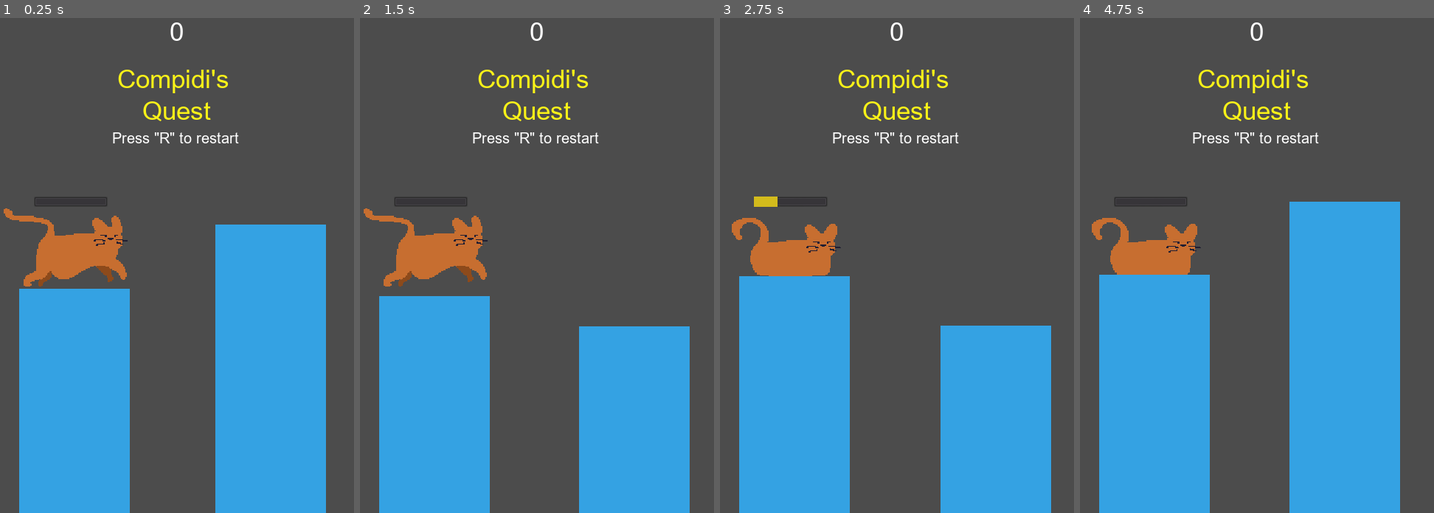
Above: before the commit, frames 1-4 (left to right).
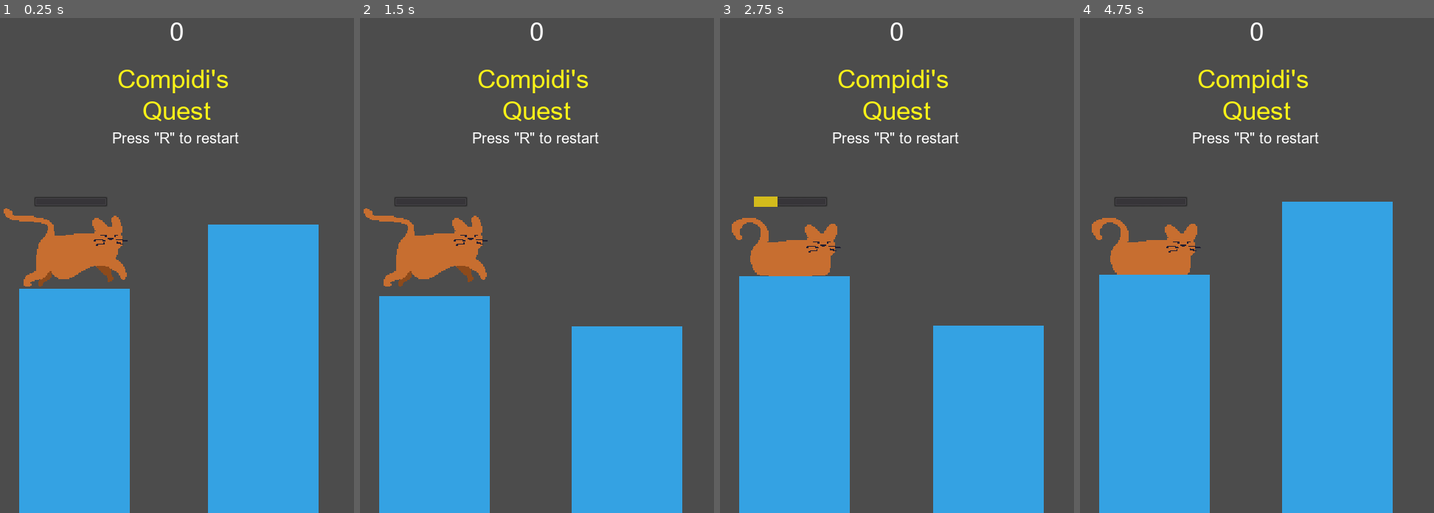
Above: after the commit, the same moments.

Repository: zMenta/Godot-Projects
Game: Godot game, scene res://Scenes/Main.tscn
The game is run twice, just before and just after one commit, with the same random seed, the same clock (stepped at 60 frames per second) and the same inputs.
Inputs (mouse positions are in pixels of both pictures, inside the frame that each line leads up to):
- Up to frame 1 (0.25 s): no input
- Up to frame 2 (1.5 s): tap R (restart) at 0.5, 1.25 s; move the mouse to (614, 220) at 0.52 s; press the mouse at (614, 220) at 0.53 s; move the mouse to (466, 275) at 1.27 s; release the mouse at (466, 275) at 1.28 s; click (466, 275) at 1.35 s
- Up to frame 3 (2.75 s): tap R (restart) at 2 s; move the mouse to (932, 131) at 2.02 s; press the mouse at (932, 131) at 2.03 s
- Up to frame 4 (4.75 s): tap R (restart) at 2.75, 3.5, 4.25 s; move the mouse to (1239, 354) at 2.77 s; release the mouse at (1239, 354) at 2.78 s; click (1239, 354) at 2.85 s; move the mouse to (1363, 324) at 3.52 s; press the mouse at (1363, 324) at 3.53 s; move the mouse to (1150, 166) at 4.27 s; release the mouse at (1150, 166) at 4.28 s; click (1150, 166) at 4.35 s

The runs differ from the first frame. In frame 1, 2.4% of the frame differs, in the area x 58-93%, y 41-100%; in frame 2, 1.6%; in frame 3, 1.6%; in frame 4, 2.6%, in the area x 57-91%, y 37-100%.

Commit message:
CQ | More tweaks

Diff:
--- a/Compidi's Quest/Scripts/Block.gd
+++ b/Compidi's Quest/Scripts/Block.gd
@@ -23,7 +23,7 @@
 
 
 func _on_Area2D_body_entered(body: Node) -> void:
-	yield(get_tree().create_timer(1),"timeout")
+	yield(get_tree().create_timer(0.5),"timeout")
 
 	if $Area2D.overlaps_body(body) and is_point_obtainable == true:
 		emit_signal("point_made")
--- a/Compidi's Quest/Scripts/Main.gd
+++ b/Compidi's Quest/Scripts/Main.gd
@@ -26,7 +26,7 @@
 	var block = block_scene.instance()
 	var block_spawn_location = $BlockPosition
 	var y_random_position := int(rand_range(-100, 100))
-	var x_random_position := int(rand_range(250, 280))
+	var x_random_position := int(rand_range(240, 270))
 
 	block.position = block_spawn_location.position
 	block_spawn_location.position += Vector2(x_random_position, y_random_position)
